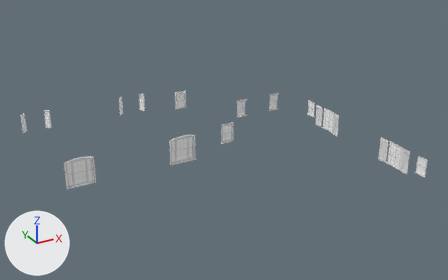
The glTF model na-project-portal/26-Projects/RB05__WestFarm/30__TrueVision__AppContent/DesignPhase01__ConceptDesign__Scheme-01/RB05__Storey__GroundFloor__ProposedWindows__MeshModel__.glb as it was, and as the next commit left it.
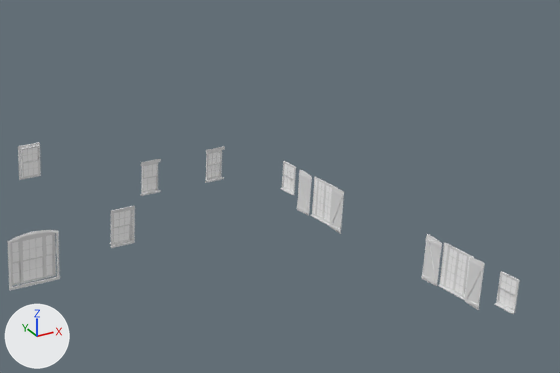
The first picture shows the older version from a 50 mm lens placed at (-5.8, -37.8, 28.2), pointed at (23.2, 14.8, 1.9). The close-ups show the older and then the newer version on the part from 37% to 100% of the width and 7% to 74% of the height of that picture. Only the edits that show in the close-ups are written down. Every picture has the same lights, and +X, +Y and +Z are marked at lower left. Vertices at exactly the same position are counted once.

Names of what the first close-up shows: '24__ProposedBuilding__Windows::Default', '24__ProposedBuilding__Windows::MAT101__Glass__ClearDefault', 'AWN002__Window___ID18835953', 'AWN010__Window___ID20530719', 'Window__Front__ArchedWindow_ID18871439' and 3 more.
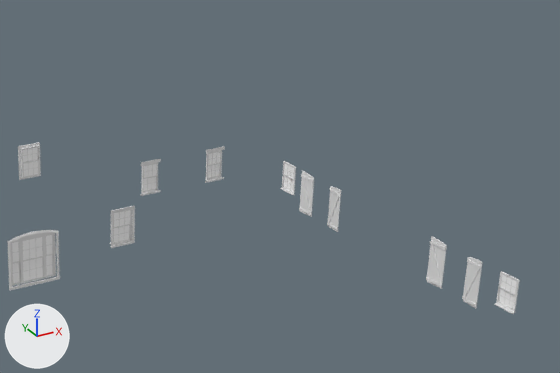
Boxes (x1, y1, x2, y2) around the edits, measured in the close-ups (560 x 373 px; the box of a moved part takes in the faces that stretch with it):
'24__ProposedBuilding__Windows::Default', reshaped
    before: (18, 142, 485, 310)
    after: (18, 142, 483, 309)
'24__ProposedBuilding__Windows::MAT101__Glass__ClearDefault', reshaped (56% narrower, 36% shorter)
    before: (23, 147, 471, 296)
    after: (23, 147, 221, 242)
part 1 of me_mesh_0_24__proposedbuilding__windows__default, moved or reshaped
    before: (422, 275, 437, 284)
    after: (426, 277, 442, 287)
part 2 of me_mesh_0_24__proposedbuilding__windows__default, moved or reshaped
    before: (426, 239, 441, 248)
    after: (430, 241, 446, 250)
part 3 of me_mesh_0_24__proposedbuilding__windows__default, moved or reshaped
    before: (427, 242, 436, 281)
    after: (431, 244, 441, 284)
part 4 of me_mesh_0_24__proposedbuilding__windows__default, moved or reshaped
    before: (331, 197, 342, 224)
    after: (328, 196, 339, 223)
part 5 of me_mesh_0_24__proposedbuilding__windows__default, deleted
    before: (314, 180, 483, 296)
part 6 of me_mesh_0_24__proposedbuilding__windows__default, moved or reshaped
    before: (422, 234, 485, 310)
    after: (426, 236, 483, 309)
part 7 of me_mesh_0_24__proposedbuilding__windows__default, moved or reshaped
    before: (297, 170, 344, 234)
    after: (299, 171, 341, 232)
part 8 of me_mesh_1_24__proposedbuilding__windows__mat101__glass__cleardefault, deleted
    before: (313, 178, 471, 296)

Diff of the bpy script that builds the scene:
```diff
--- a/na-project-portal/26-Projects/RB05__WestFarm/30__TrueVision__AppContent/DesignPhase01__ConceptDesign__Scheme-01/RB05__Storey__GroundFloor__ProposedWindows__MeshModel__.glb.py
+++ b/na-project-portal/26-Projects/RB05__WestFarm/30__TrueVision__AppContent/DesignPhase01__ConceptDesign__Scheme-01/RB05__Storey__GroundFloor__ProposedWindows__MeshModel__.glb.py
@@ me_mesh_0_24__proposedbuilding__windows__default @@
 # used by ob_24__proposedbuilding__windows__default; location = (0.0, 0.0, 0.0)
-me_mesh_0_24__proposedbuilding__windows__default.from_pydata(...)  # 2418 vertices, 3704 faces; spans x 24.0..37.4, y 2.1..29.0, z 0.0..2.7
+me_mesh_0_24__proposedbuilding__windows__default.from_pydata(...)  # 1454 vertices, 2384 faces; spans x 24.0..37.2, y 2.3..29.0, z 0.0..2.7
+# me_mesh_0_24__proposedbuilding__windows__default part 1: the loose piece of 8 vertices spanning x 37.0..37.2, y 5.2..6.3, z 0.1..0.2 is moved by (0.0, -0.4, 0.0)
+# me_mesh_0_24__proposedbuilding__windows__default part 2: the loose piece of 8 vertices spanning x 37.0..37.2, y 5.2..6.3, z 2.2..2.3 is moved by (0.0, -0.4, 0.0)
+# me_mesh_0_24__proposedbuilding__windows__default part 3: the loose piece of 8 vertices spanning x 37.0..37.2, y 5.3..6.2, z 0.2..2.2 is moved by (0.0, -0.4, 0.0)
+# me_mesh_0_24__proposedbuilding__windows__default part 4: the loose piece of 8 vertices spanning x 37.0..37.2, y 13.3..14.2, z 0.2..2.2 is moved by (0.0, 0.3, 0.0)
+# me_mesh_0_24__proposedbuilding__windows__default part 5: 90 loose pieces with 858 vertices, spanning x 37.0..37.4, y 2.1..16.2, z 0.1..2.4, are deleted
+# me_mesh_0_24__proposedbuilding__windows__default part 6: 25 vertices moved from x 37.0..37.4, y 2.2..5.8, z 0.2..2.6 to x 37.0..37.2, y 2.3..5.8, z 0.0..2.6; 118 vertices removed from x 37.0..37.4, y 2.1..6.3, z 0.0..2.6; 50 vertices added at x 37.1..37.2, y 2.3..5.9, z 0.0..2.6
+# me_mesh_0_24__proposedbuilding__windows__default part 7: 9 vertices moved within x 37.1..37.2, y 13.5..16.9, z 2.5..2.6; 107 vertices removed from x 37.0..37.4, y 13.2..17.4, z 0.0..2.6; 69 vertices added at x 37.0..37.2, y 13.5..17.1, z 0.0..2.6
+# other edits to the shape of me_mesh_0_24__proposedbuilding__windows__default do not show in these pictures
 me_mesh_0_24__proposedbuilding__windows__default.materials.append(mat_default)
@@ me_mesh_1_24__proposedbuilding__windows__mat101__glass__cleardefault @@
 # used by ob_24__proposedbuilding__windows__mat101__glass__cleardefault; location = (0.0, 0.0, 0.0)
-me_mesh_1_24__proposedbuilding__windows__mat101__glass__cleardefault.from_pydata(...)  # 864 vertices, 800 faces; spans x 24.2..37.4, y 3.2..28.9, z 0.1..2.5
+me_mesh_1_24__proposedbuilding__windows__mat101__glass__cleardefault.from_pydata(...)  # 384 vertices, 352 faces; spans x 24.2..35.2, y 17.0..28.9, z 0.7..2.5
+# me_mesh_1_24__proposedbuilding__windows__mat101__glass__cleardefault part 8: 60 loose pieces with 480 vertices, spanning x 37.4, y 3.2..16.2, z 0.1..2.4, are deleted
 me_mesh_1_24__proposedbuilding__windows__mat101__glass__cleardefault.materials.append(mat_mat101__glass__cleardefault)
```
